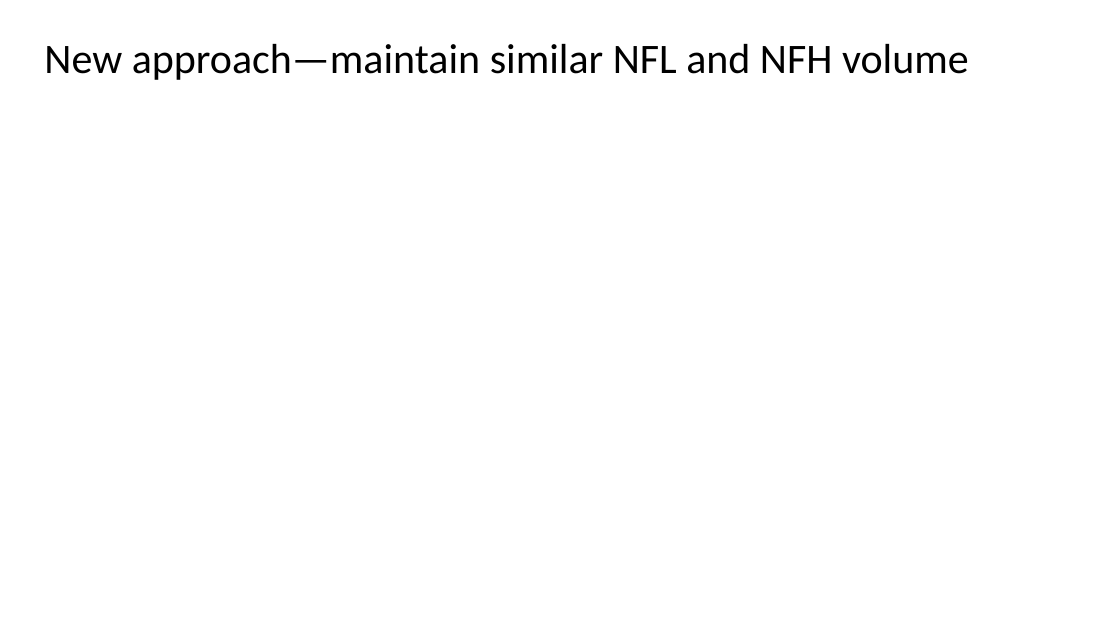
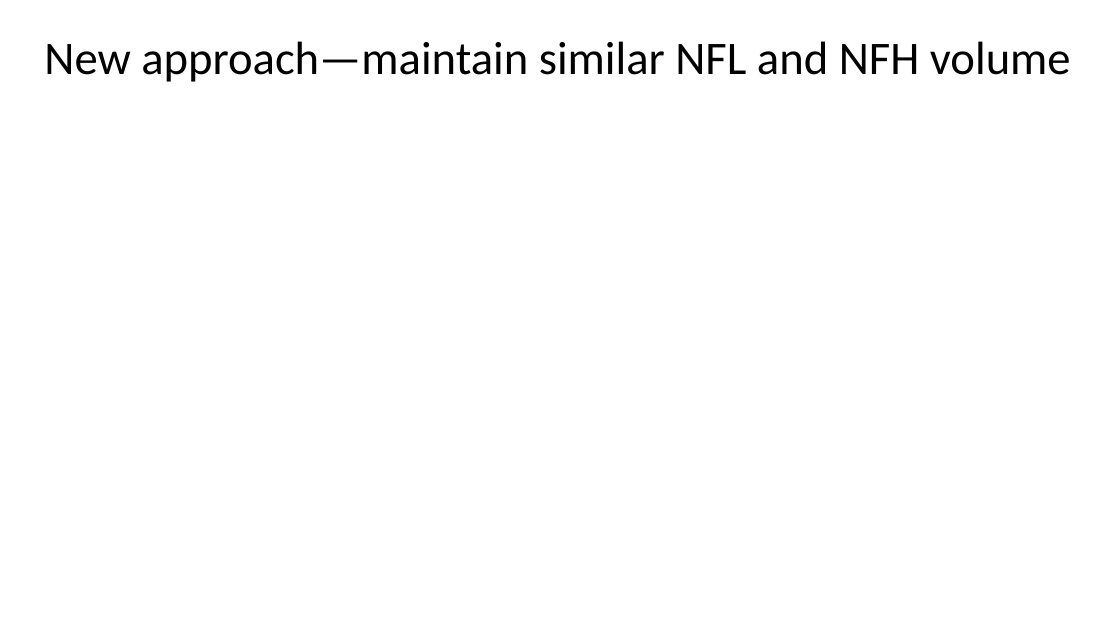
Before and after one commit to tyokokur/presentations, a slide deck: slide 4 of 20220331 EAD Update.pptx. Drawn at 1120x630 pixels with LibreOffice and Linux fonts; fonts in the diff are those of the drawing. Boxes give left, top, right and bottom in pixels: in the first picture for what was removed or moved away, otherwise in the second. Text is boxed around its words. In the diff, an @@ line names an element or a change of style, - is before the commit and + after.

Commit message:
autocommit

```diff
--- a/20220331 EAD Update.pptx
+++ b/20220331 EAD Update.pptx
@@ title "New approach—maintain similar NFL and ..." at [44, 41, 1071, 82]: size 36 to 40 pt @@
```
